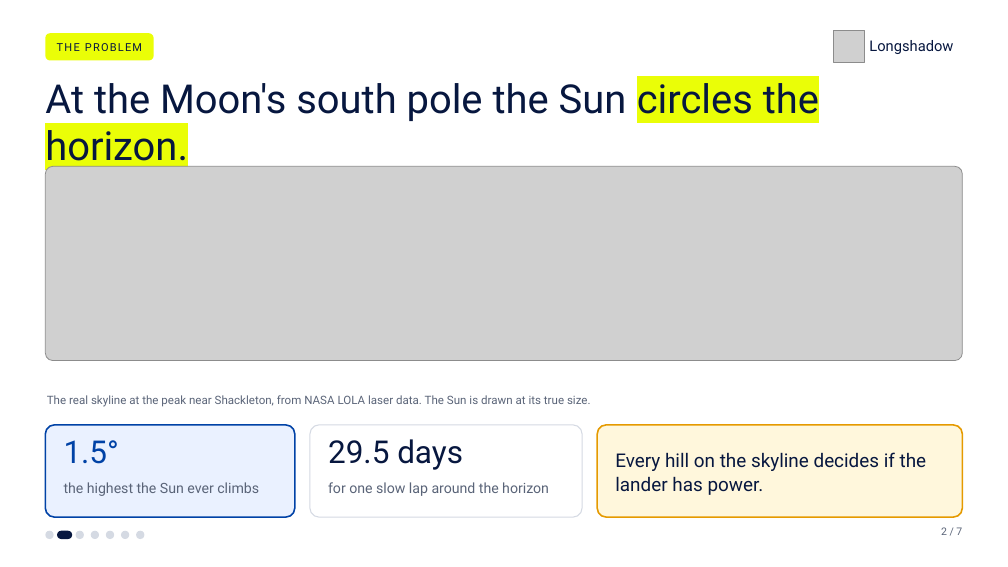
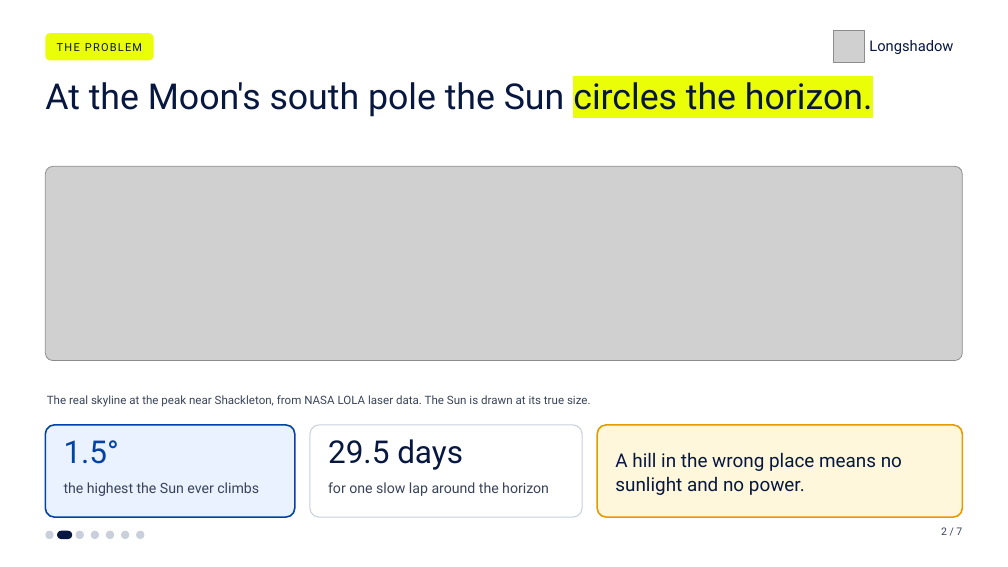
Before and after one commit to bukhari-hamzamukhtar/longshadow, a slide deck: slide 2 of public/demo/Longshadow_deck.pptx. Drawn at 1008x567 pixels with LibreOffice and Linux fonts; fonts in the diff are those of the drawing; grey boxes stand for pictures. Boxes give left, top, right and bottom in pixels: in the first picture for what was removed or moved away, otherwise in the second. Text is boxed around its words. In the diff, an @@ line names an element or a change of style, - is before the commit and + after.

Commit message:
Rework the deck: contributions slide, heavier type, plainer wording

```diff
--- a/public/demo/Longshadow_deck.pptx
+++ b/public/demo/Longshadow_deck.pptx
@@ text "At the Moon's south pole ..." at box(45, 82, 872, 117): size 38 to 34 pt @@
@@ rounded rectangle at box(310, 425, 582, 517): outline #D5DAE3 1 pt to #C9D0DC 1 pt @@
@@ text colour #5A6478 to #39445A in 4 elements at box(941, 527, 962, 535), box(47, 395, 591, 407), box(64, 482, 259, 496), box(328, 482, 549, 496) @@
@@ text at box(615, 452, 902, 495): text changed @@
-Every hill on the skyline decides if the lander has power.
+A hill in the wrong place means no sunlight and no power.
```
Also in this commit, not shown: 5 other slides changed, 1 slide added, 1 slide removed, 1 other file.
